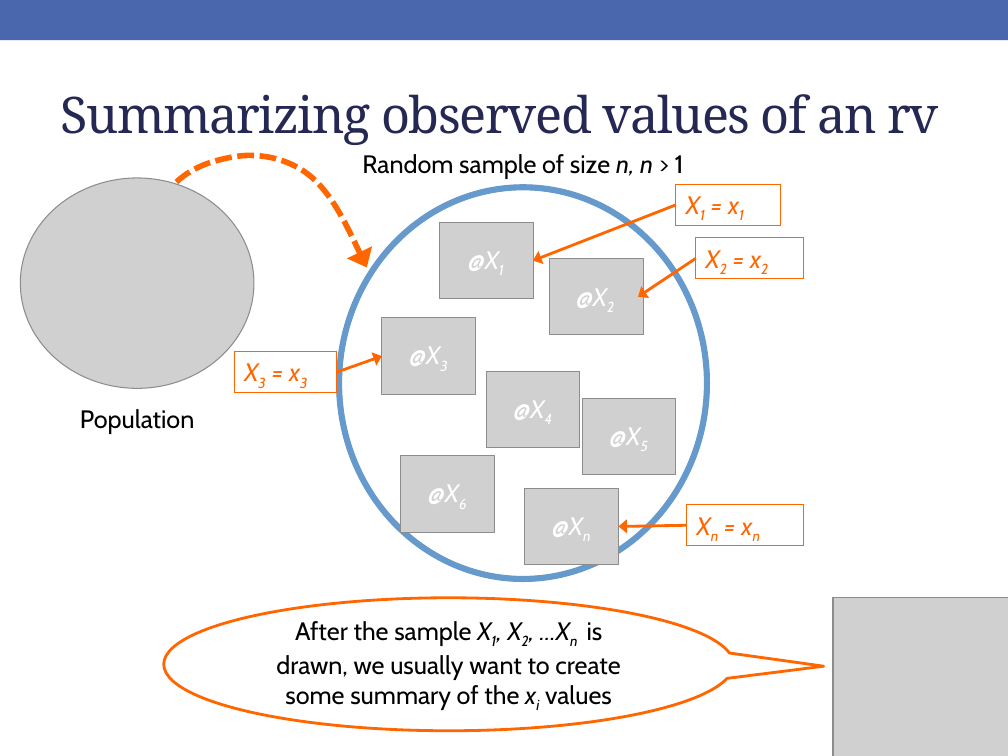
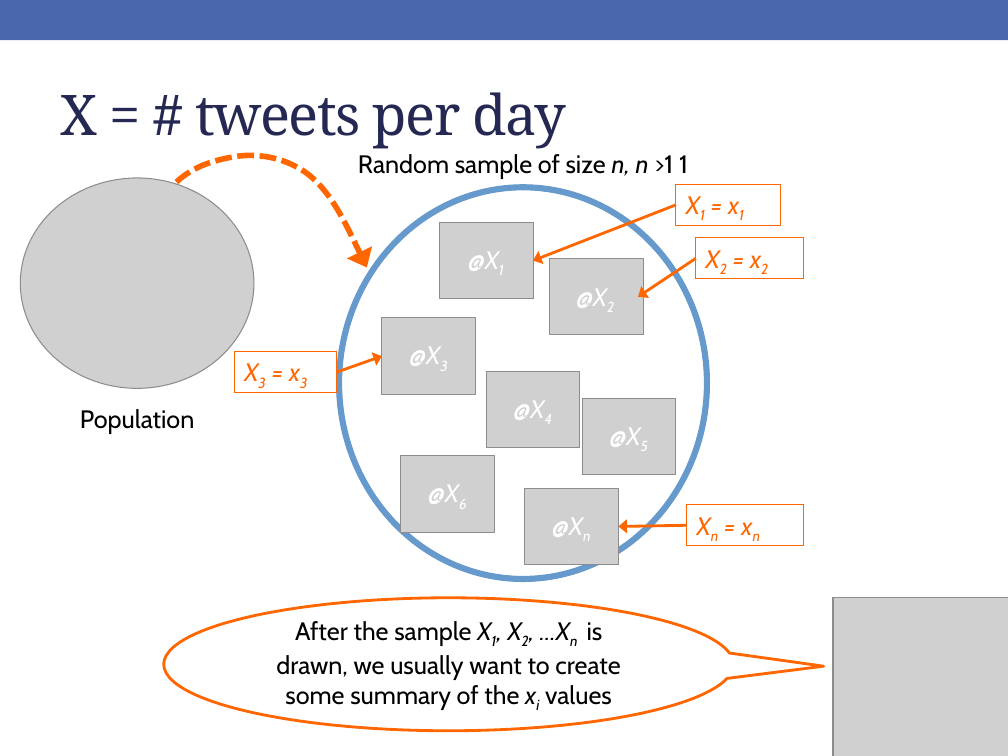
Before and after one commit to rebeccal/ohsu-math630, a slide deck: slide 6 of slides/cm041.pptx (slide 14 before the commit). Drawn at 1008x756 pixels with LibreOffice and Linux fonts; fonts in the diff are those of the drawing; grey boxes stand for pictures. Boxes give left, top, right and bottom in pixels: in the first picture for what was removed or moved away, otherwise in the second. Text is boxed around its words. In the diff, an @@ line names an element or a change of style, - is before the commit and + after.

```diff
--- a/slides/cm041.pptx
+++ b/slides/cm041.pptx
@@ title at (60, 92, 566, 149): text changed; size 36 to 40 pt @@
-Summarizing observed values of an rv
+X = # tweets per day
@@ text at (358, 154, 688, 179): text changed @@
-Random sample of size n, n > 1
+Random sample of size n, n >1 1
```
Also in this commit, not shown: 2 other slides changed, 6 slides added, 3 slides removed, 6 other files.
